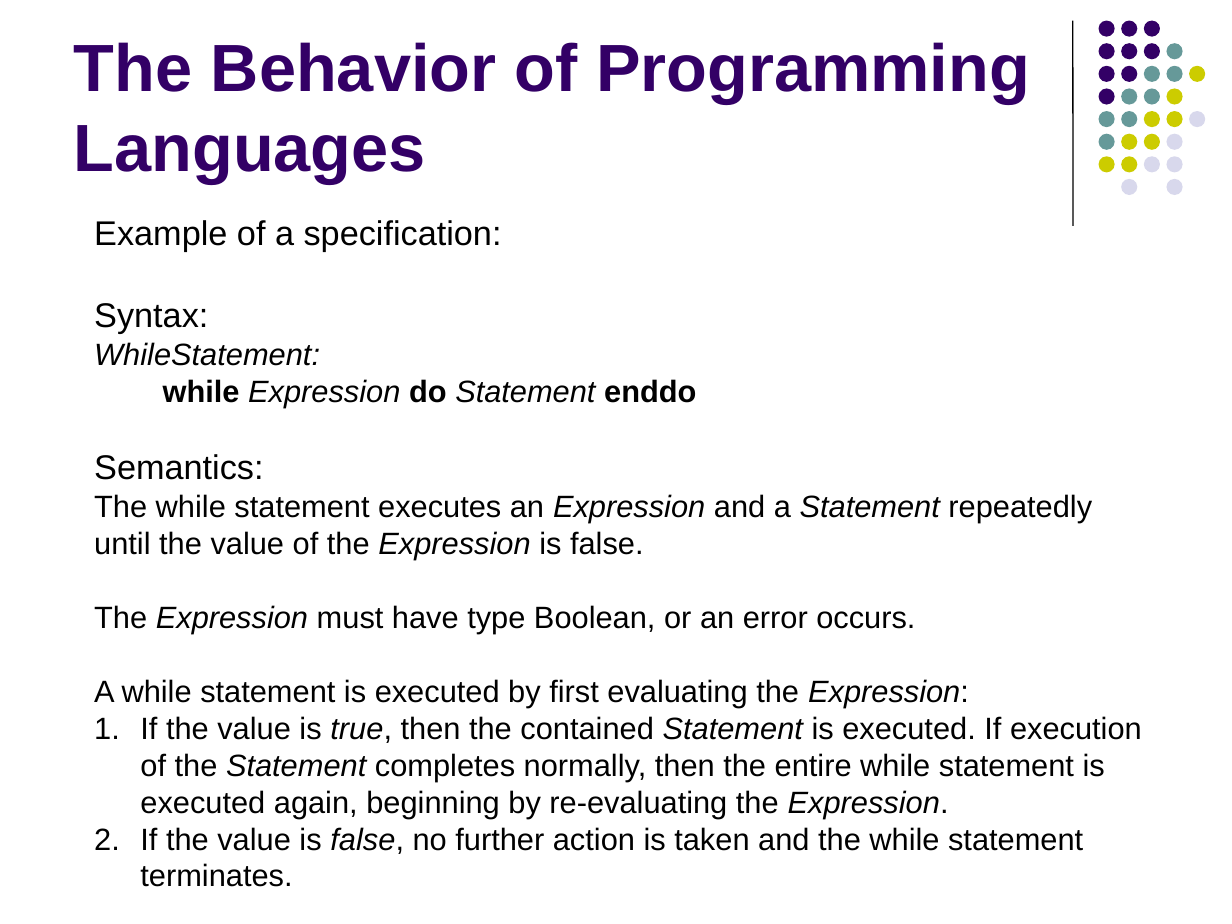
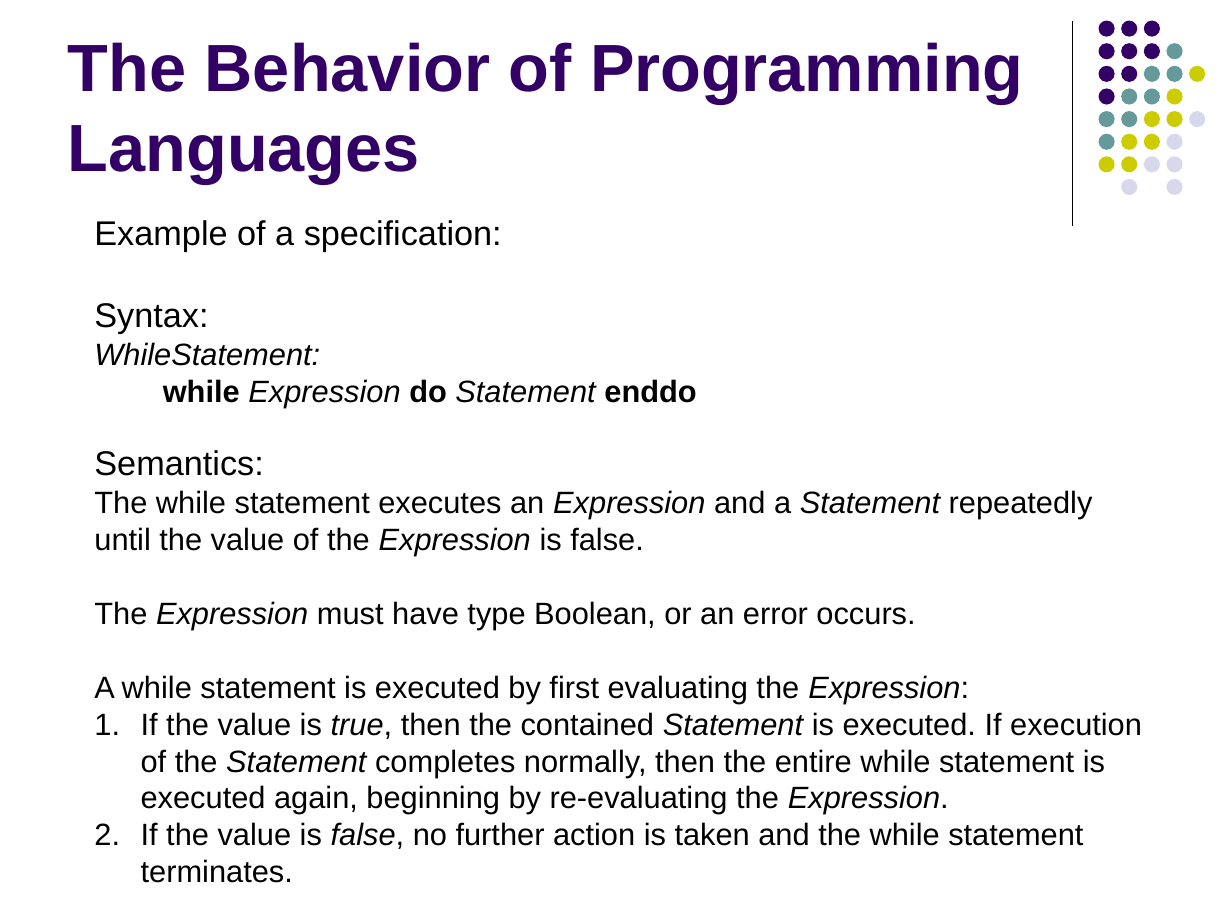
Before and after one commit to lutzhamel/CSC402, a slide deck: slide 11 of notes/csc402-ln001.pptx (slide 12 before the commit). Drawn at 1232x924 pixels with LibreOffice and Linux fonts; fonts in the diff are those of the drawing. Boxes give left, top, right and bottom in pixels: in the first picture for what was removed or moved away, otherwise in the second. Text is boxed around its words. In the diff, an @@ line names an element or a change of style, - is before the commit and + after.

```diff
--- a/notes/csc402-ln001.pptx
+++ b/notes/csc402-ln001.pptx
@@ title "The Behavior of Programming Languages": place and size @@
-title "The Behavior of Programming Languages" at [74, 42, 1029, 183]
+title "The Behavior of Programming Languages" at [68, 42, 1023, 183]
@@ text "Example of a specification:" rewrapped from [94, 220, 1142, 887] to [94, 220, 1142, 883] @@
```
Also in this commit, not shown: 24 other slides changed, 1 slide removed, 3 other files.
